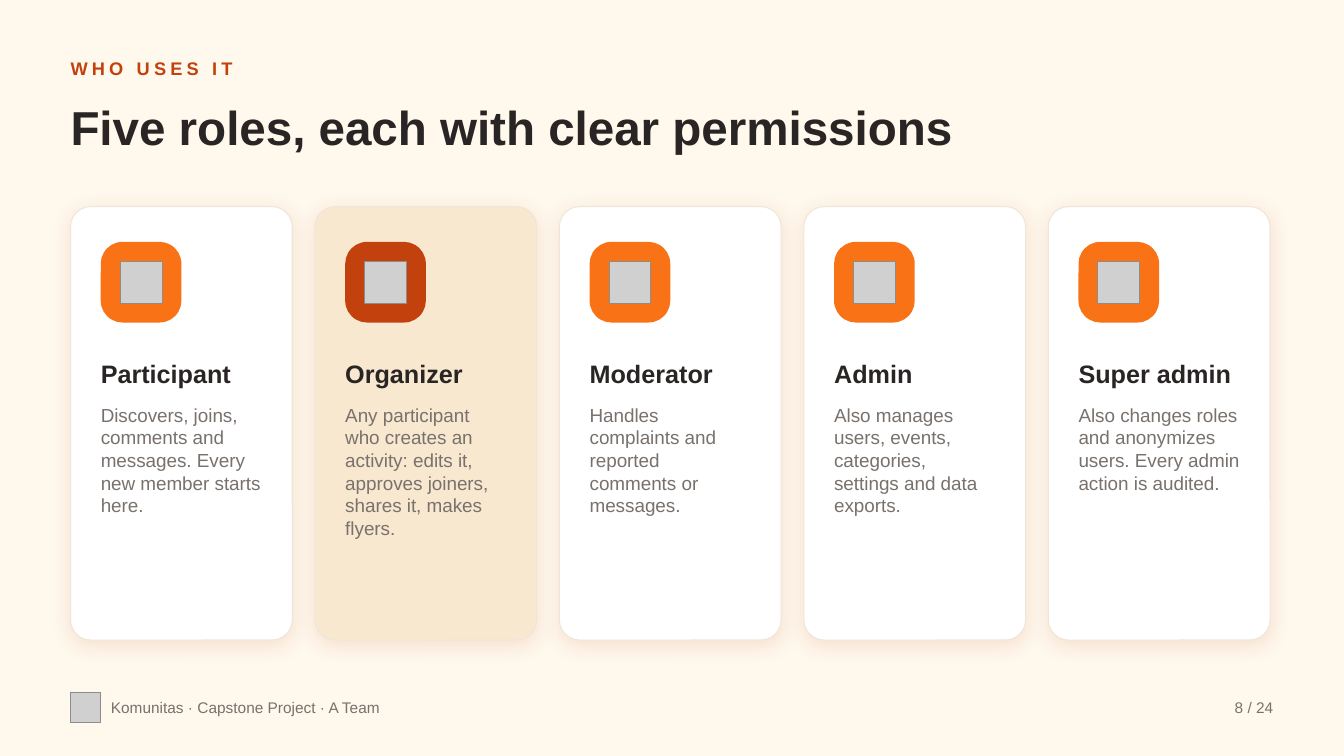
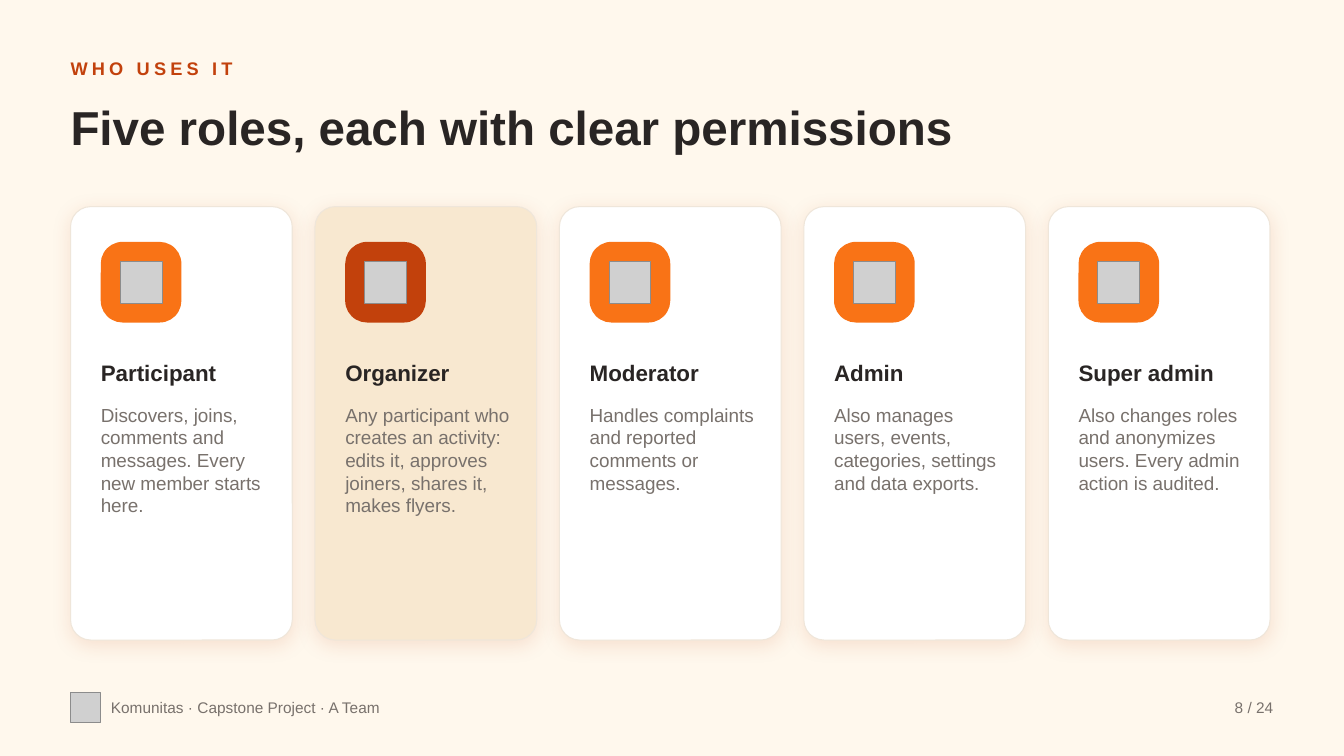
Before and after one commit to NebsPutra/Capstone-Dummy, a slide deck: slide 8 of flyer/komunitas-project-deck.pptx. Drawn at 1344x756 pixels with LibreOffice and Linux fonts; fonts in the diff are those of the drawing; grey boxes stand for pictures. Boxes give left, top, right and bottom in pixels: in the first picture for what was removed or moved away, otherwise in the second. Text is boxed around its words. In the diff, an @@ line names an element or a change of style, - is before the commit and + after.

```diff
--- a/flyer/komunitas-project-deck.pptx
+++ b/flyer/komunitas-project-deck.pptx
@@ size 18 to 16 pt in 5 elements at <box>101,364,216,386</box>, <box>345,364,449,386</box>, <box>590,364,699,382</box>, <box>834,364,903,382</box>, <box>1079,364,1214,386</box> @@
@@ text "Any participant who creates an ..." rewrapped from <box>345,408,489,539</box> to <box>345,408,510,516</box> @@
@@ text "Handles complaints and reported comments ..." rewrapped from <box>590,408,716,516</box> to <box>590,408,754,494</box> @@
@@ text "Also manages users, events, categories, ..." rewrapped from <box>834,408,978,516</box> to <box>834,408,996,494</box> @@
```
Also in this commit, not shown: 8 other slides changed, 4 other files.
